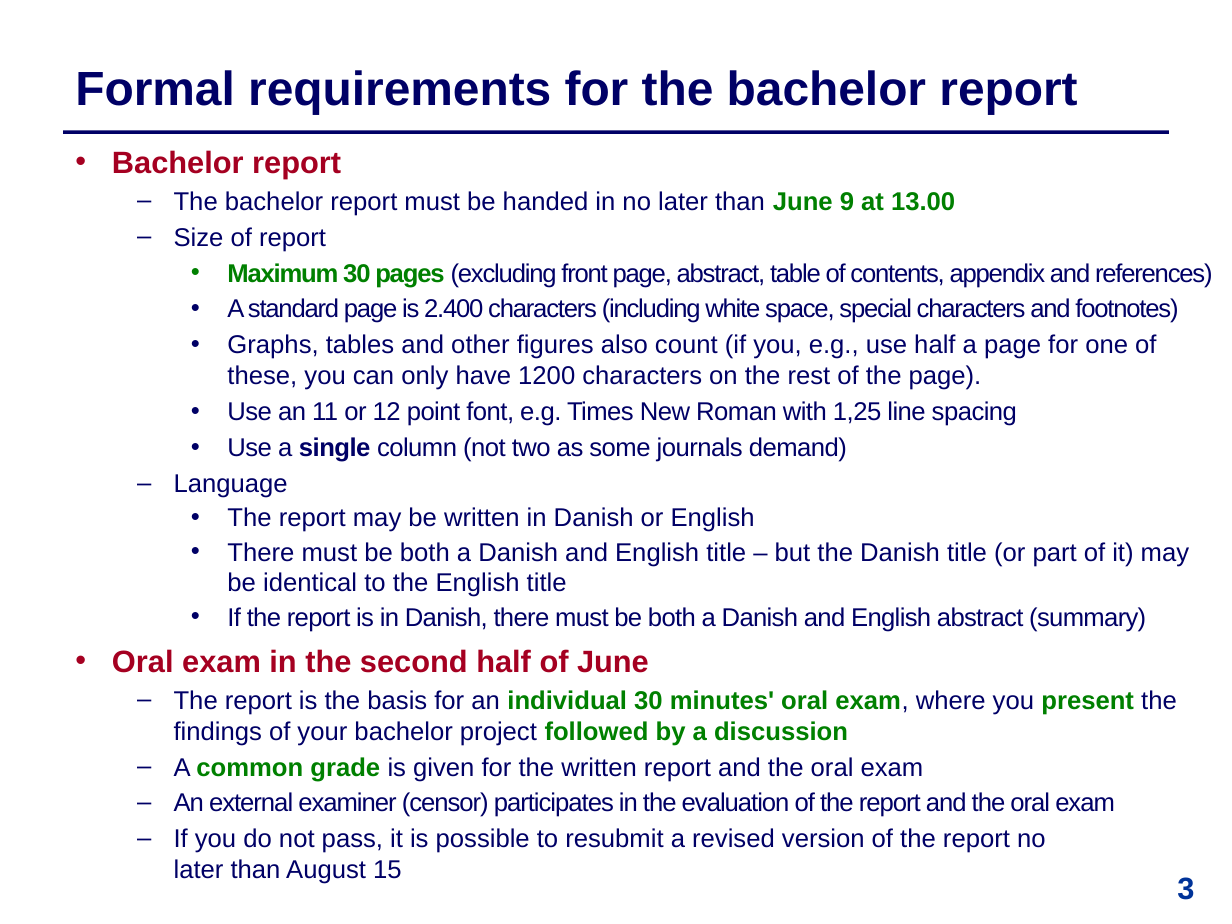
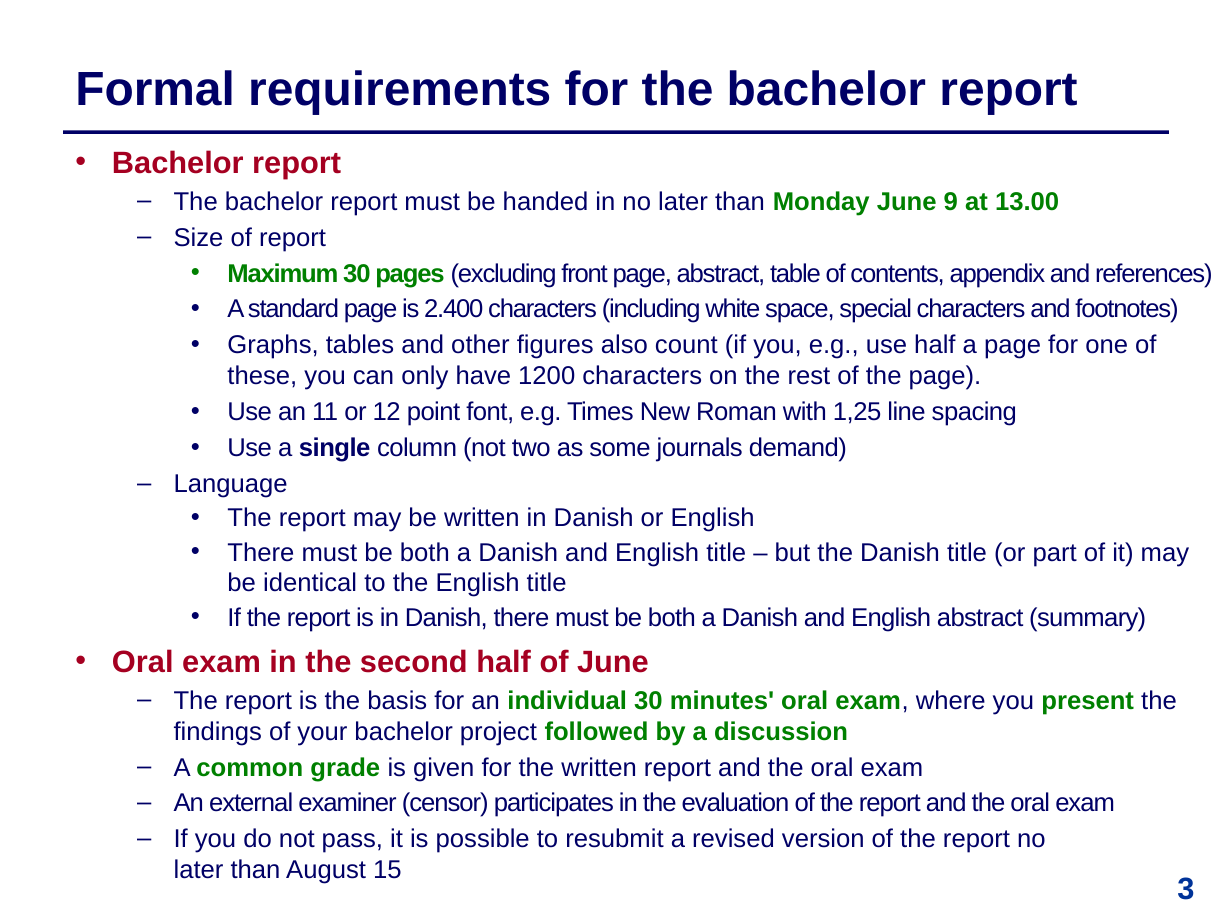
Before and after one commit to IntProgAU/Materiale, a slide deck: slide 3 of web/b25/2 Academic Writing and Oral Presentation.pptx. Drawn at 1232x924 pixels with LibreOffice and Linux fonts; fonts in the diff are those of the drawing. Boxes give left, top, right and bottom in pixels: in the first picture for what was removed or moved away, otherwise in the second. Text is boxed around its words. In the diff, an @@ line names an element or a change of style, - is before the commit and + after.

```diff
--- a/web/b25/2 Academic Writing and Oral Presentation.pptx
+++ b/web/b25/2 Academic Writing and Oral Presentation.pptx
@@ text at [174, 191, 1059, 216]: text changed @@
-  – The bachelor report must be handed in no later than June 9 at 13.00
+  – The bachelor report must be handed in no later than Monday June 9 at 13.00
```
Also in this commit, not shown: 11 other slides changed.
